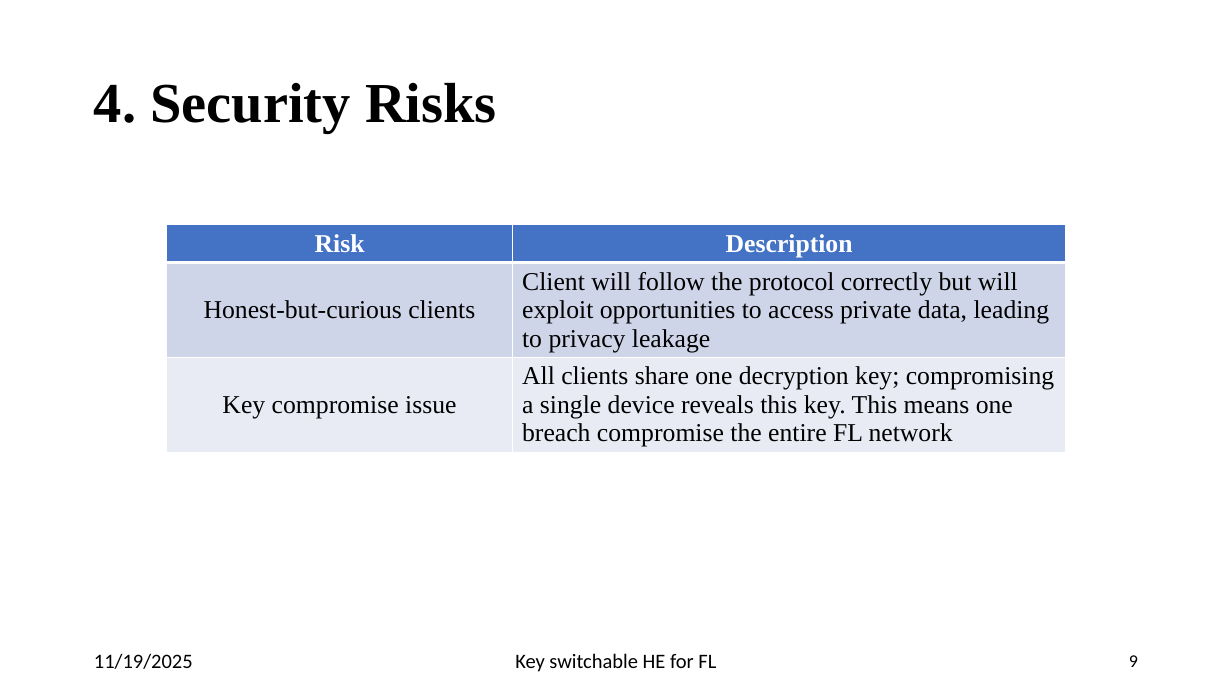
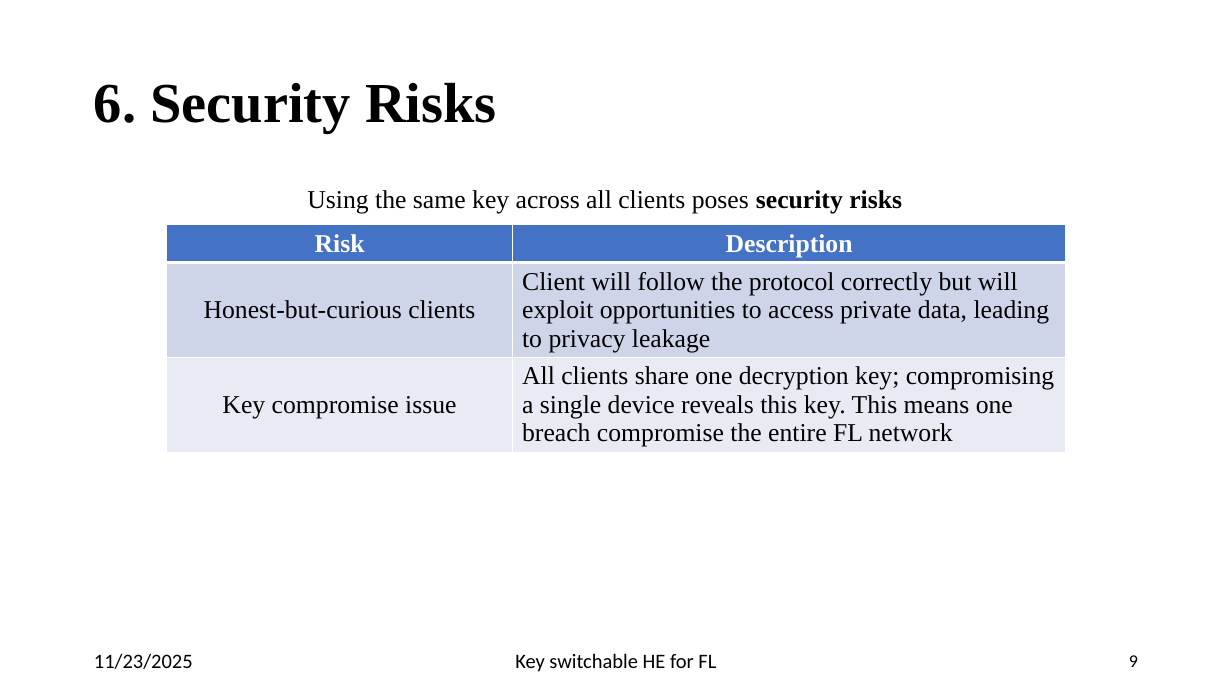
Before and after one commit to pyb0b/master-thesis-report, a slide deck: slide 9 of Final Presentation.pptx. Drawn at 1232x693 pixels with LibreOffice and Linux fonts; fonts in the diff are those of the drawing. Boxes give left, top, right and bottom in pixels: in the first picture for what was removed or moved away, otherwise in the second. Text is boxed around its words. In the diff, an @@ line names an element or a change of style, - is before the commit and + after.

```diff
--- a/Final Presentation.pptx
+++ b/Final Presentation.pptx
@@ title at (x1=94, y1=82, x2=497, y2=133): text changed @@
-4. Security Risks
+6. Security Risks
@@ text added at (x1=307, y1=190, x2=902, y2=214), 20 pt, text #000000 @@
+Using the same key across all clients poses security risks
@@ text at (x1=94, y1=653, x2=193, y2=669): text changed @@
-11/19/2025
+11/23/2025
```
Also in this commit, not shown: 17 other slides changed, 5 slides added, 1 slide removed.
